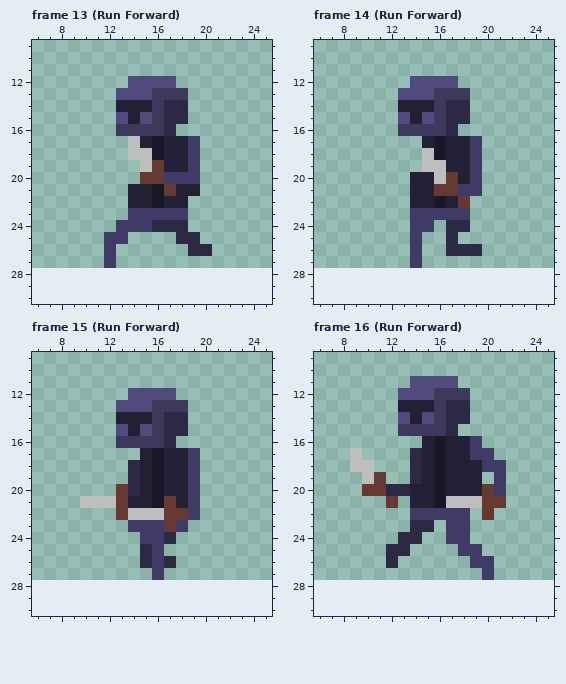
A pixel-art file gets an edit: Assets/Sprites/Asperite files/AnimationsTest.aseprite. Above, as it was before the edit.
24x24 pixels, 28 frames. Shown: frame 13 (Run Forward): x 6..25, y 9..30; frame 14 (Run Forward): x 6..25, y 9..30; frame 15 (Run Forward): x 6..25, y 9..30; frame 16 (Run Forward): x 6..25, y 9..30. The old version is drawn lined up with the new one, on the new canvas. The commit also changed other frames, which this record leaves out.
And afterwards:
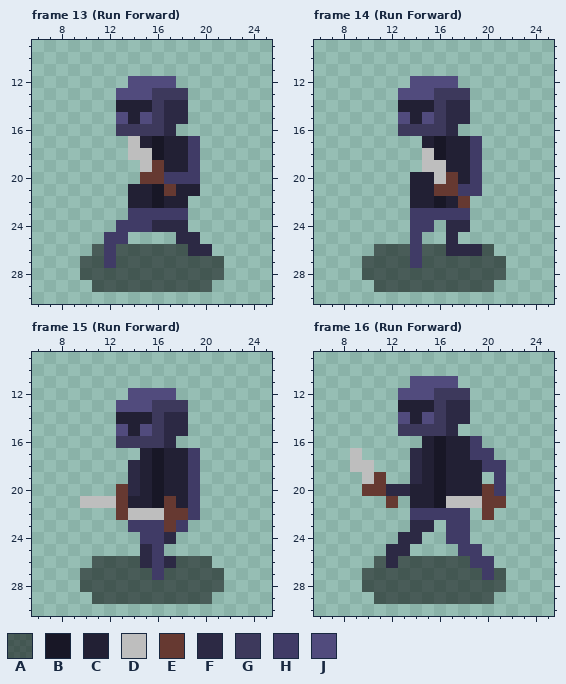
Palette (. is transparent): A #00000083  B #181726  C #222034  D #bebebe  E #663931  F #2c2944  G #3d395c  H #403b66  J #514b7d
What changed:
canvas 24x24 -> 32x32, the old top-left corner now at 4,4
Frame 13 (Run Forward):
Colour A now appears in row 26 at x 11 and 13 to 18; in row 27 at x 10 to 11 and 13 to 21; in row 28 at x 10 to 21; in row 29 at x 11 to 20.
Frame 14 (Run Forward):
Colour A now appears in row 26 at x 11 to 13, 15 to 16 and 20; in row 27 at x 10 to 13 and 15 to 21; in row 28 at x 10 to 21; in row 29 at x 11 to 20.
Frame 15 (Run Forward):
Colour A now appears in row 26 at x 11 to 14 and 18 to 20; in row 27 at x 10 to 15 and 17 to 21; in row 28 at x 10 to 21; in row 29 at x 11 to 20.
Frame 16 (Run Forward):
Colour A now appears in row 26 at x 11 and 13 to 18; in row 27 at x 10 to 19 and 21; in row 28 at x 10 to 21; in row 29 at x 11 to 20.
Where, in picture pixels (left, top, right, bottom), the same in both pictures:
added: (80, 244, 224, 292)
added: (362, 244, 506, 292)
added: (80, 556, 224, 604)
added: (362, 556, 506, 604)
